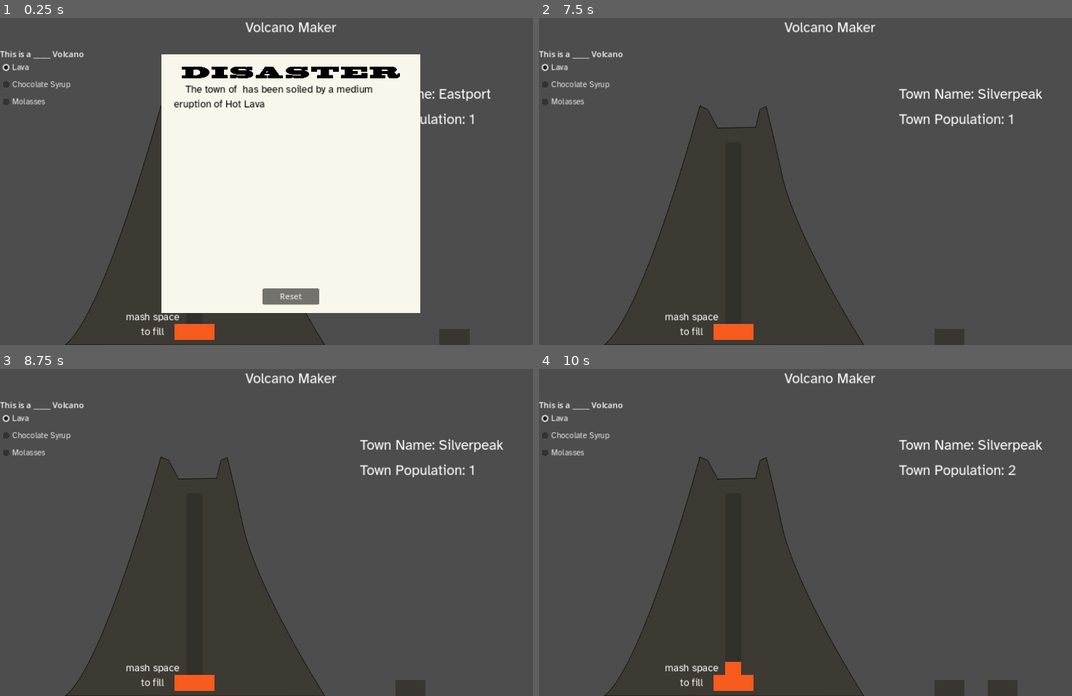
Above: before the commit, frames 1-4 (two rows, left to right).
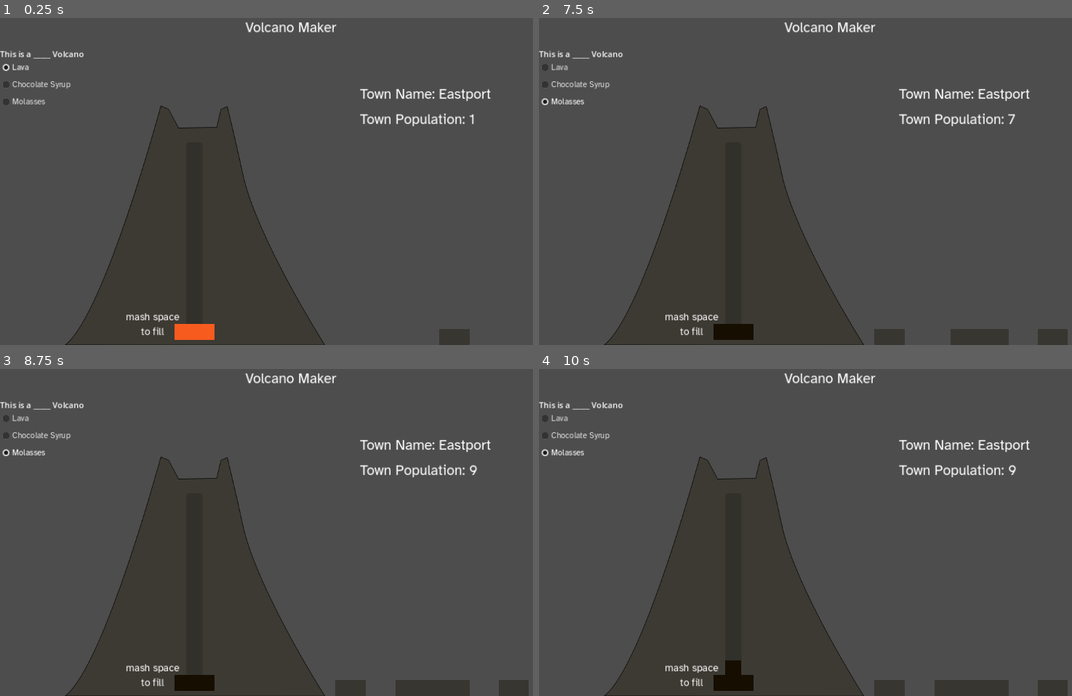
Above: after the commit, the same moments.

Repository: wycre/volcanomaker
Game: Godot game, scene res://Game.tscn
The game is run twice, just before and just after one commit, with the same random seed, the same clock (stepped at 60 frames per second) and the same inputs.
Inputs (mouse positions are in pixels of both pictures, inside the frame that each line leads up to):
- Up to frame 1 (0.25 s): no input
- Up to frame 2 (7.5 s): click "Lava" at 0.5 s; click "Chocolate Syrup" at 1.25 s; click "Molasses" at 2 s; click "Lava" at 2.75 s; click "Chocolate Syrup" at 3.5 s; click "Molasses" at 4.25 s; click "Lava" at 5 s; click "Chocolate Syrup" at 5.75 s; click "Molasses" at 6.5 s; click (832, 295) at 7.25 s, where only the run before the commit has a clickable "Reset"
- Up to frame 3 (8.75 s): tap Enter at 8 s; tap Space (ui_select) at 8.27 s
- Up to frame 4 (10 s): tap Space (ui_select) at 8.75, 9.02 s

The runs differ from the first frame. In frame 1, 38% of the frame differs, in the area x 30-79%, y 11-91%; in frame 2, 1.7%; in frame 3, 1.6%; in frame 4, 1.6%.

Commit message:
minor fixes

Diff:
--- a/Game.tscn
+++ b/Game.tscn
@@ -200,6 +200,7 @@
 text = "1"
 
 [node name="Newspaper" type="Control" parent="."]
+visible = false
 layout_mode = 1
 anchors_preset = 5
 anchor_left = 0.5
--- a/Scripts/Fluids.gd
+++ b/Scripts/Fluids.gd
@@ -32,11 +32,11 @@
 ]
 
 # Higher numbers means the fluid will drain faster
-# Values below 0.35 appear to stop decay entirely
+# If the value is too low, it will not decay at all, this depends on the system, 0.5 is a safe minimum
 static var fluid_decay_rates = [
 	1,
 	5,
-	0.35,
+	0.5,
 ]
 
 # Color of the fluid in a Hex Code
